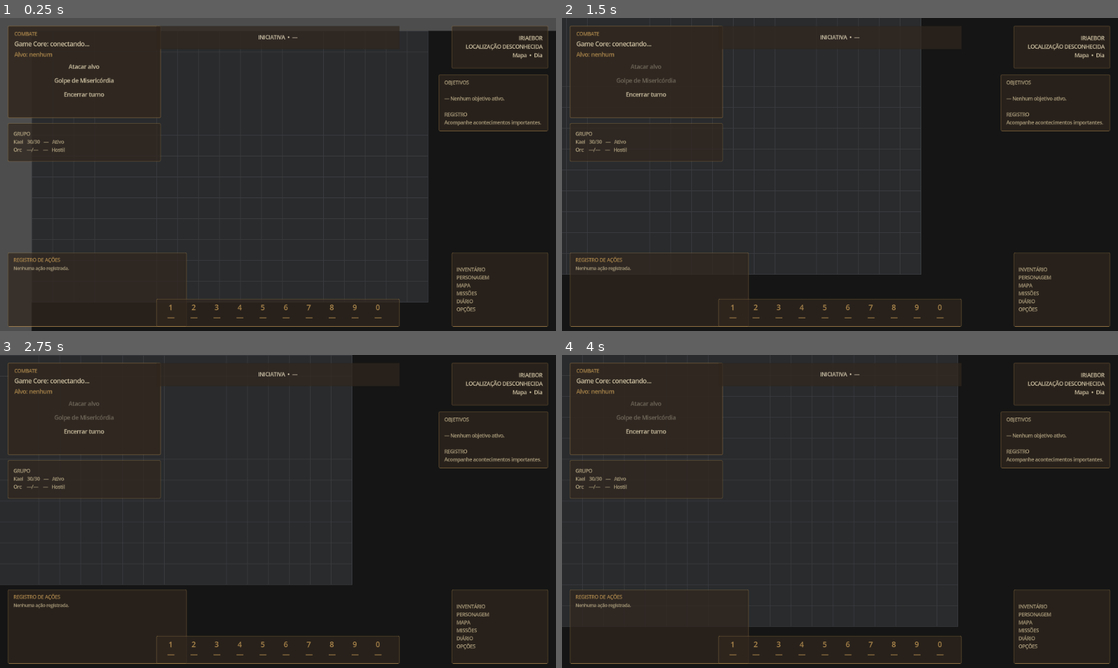
Above: before the commit, frames 1-4 (two rows, left to right).
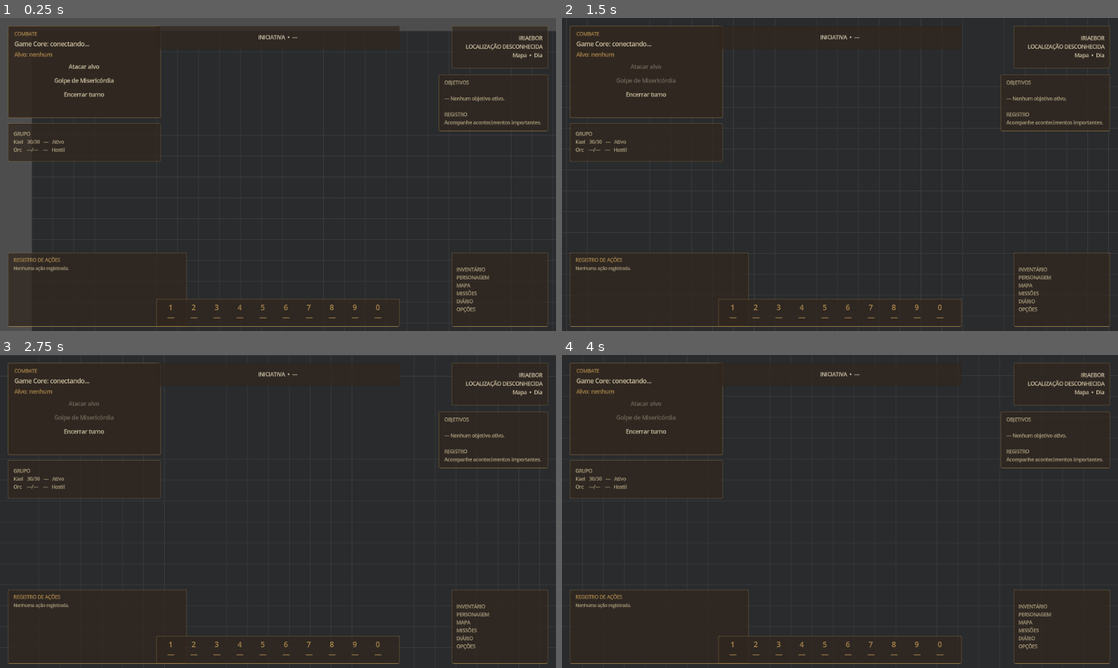
Above: after the commit, the same moments.

Repository: wchichura-maker/dnd
Game: Godot game, scene res://scenes/Main.tscn
Two runs of this game, one before a commit and one after it. Both use one fixed random seed, a clock stepped at 60 frames per second and the inputs below.
Inputs (mouse positions are in pixels of both pictures, inside the frame that each line leads up to):
- Up to frame 1 (0.25 s): no input
- Up to frame 2 (1.5 s): tap Enter at 0.5 s; move the mouse to (962, 158) at 0.52 s; hold D 0.53-1.28 s; tap 1 at 0.6 s; click (962, 158) at 0.67 s; tap Space at 0.77 s; move the mouse to (728, 190) at 1.27 s; hold S from 1.28 s (still down); tap 2 at 1.35 s
- Up to frame 3 (2.75 s): tap Space at 1.52 s; move the mouse to (333, 442) at 2.02 s; release S at 2.03 s; hold D from 2.03 s (still down); tap 0 at 2.1 s
- Up to frame 4 (4 s): move the mouse to (812, 574) at 2.77 s; release D at 2.78 s; hold W 2.78-3.53 s; tap 1 at 2.85 s; click (812, 574) at 2.92 s; tap Space at 3.02, 3.77 s; move the mouse to (1006, 558) at 3.52 s; hold A from 3.53 s (still down); tap 2 at 3.6 s

The runs differ from the first frame. In frame 1, 1.0% of the frame differs, in the area x 5-100%, y 4-100%; in frame 2, 1.6%; in frame 3, 2.5%, in the area x 0-100%, y 0-100%; in frame 4, 1.9%.

Commit message:
Redraw visible world only when camera moves

Diff:
--- a/godot/scripts/Main.gd
+++ b/godot/scripts/Main.gd
@@ -15,6 +15,7 @@
 var death_screen_shown: bool = false
 var initiative_panel: PanelContainer
 var initiative_label: Label
+var last_draw_camera_center: Vector2 = Vector2.INF
 
 const PAPER_LIGHT := Color("e1d5b8")
 const PAPER_BURNED := Color("d6c9a8")
@@ -49,6 +50,15 @@
 	$DeathOverlay.visible = false
 	_set_debug_status("Game Core: conectando...")
 	game_core.request_state()
+
+func _process(_delta: float) -> void:
+	var camera := $Player/Camera2D as Camera2D
+	if camera == null:
+		return
+	var center := camera.get_screen_center_position()
+	if last_draw_camera_center == Vector2.INF or center.distance_squared_to(last_draw_camera_center) > 0.01:
+		last_draw_camera_center = center
+		queue_redraw()
 
 func _setup_initiative_panel() -> void:
 	initiative_panel = PanelContainer.new()
@@ -408,9 +418,8 @@
 	$DebugOverlay/Label.text = text
 
 func _draw() -> void:
-	# Keep the logical map large, but only submit the tiles that can actually
-	# enter the current camera viewport. Godot caches _draw() until queue_redraw,
-	# so camera motion reuses this command list instead of rebuilding it every frame.
+	# Only submit terrain cells that intersect the current camera viewport.
+	# The draw command list is cached by Godot until queue_redraw() is requested.
 	draw_rect(Rect2(Vector2.ZERO, Vector2(map_size) * TILE_SIZE), Color("151515"))
 	var camera := $Player/Camera2D as Camera2D
 	if camera == null:
